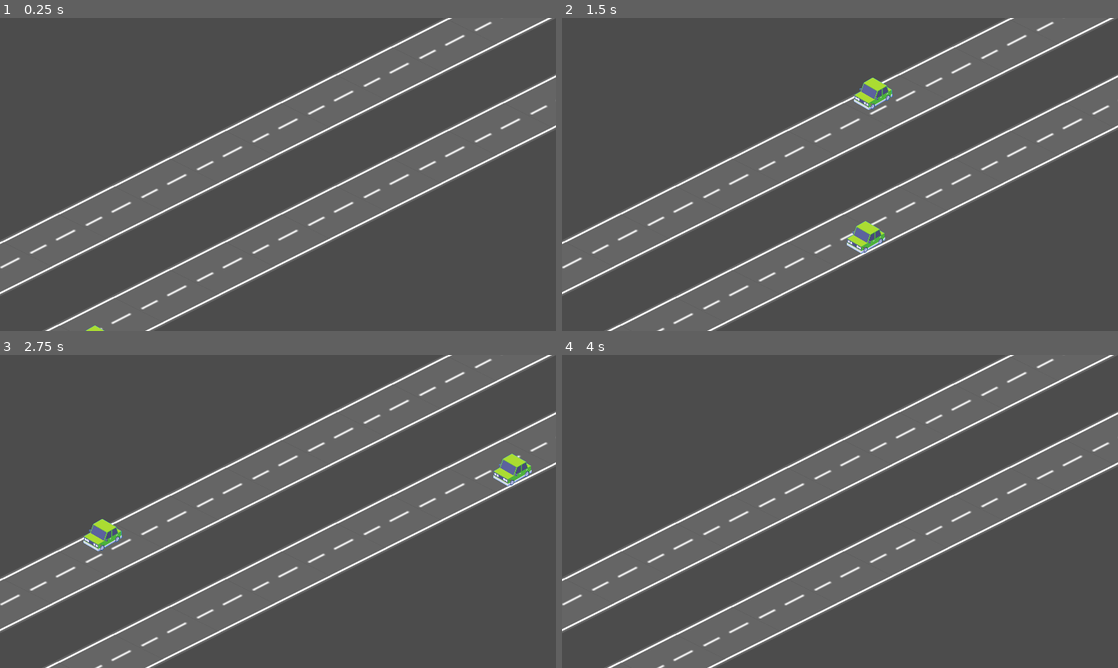
Above: before the commit, frames 1-4 (two rows, left to right).
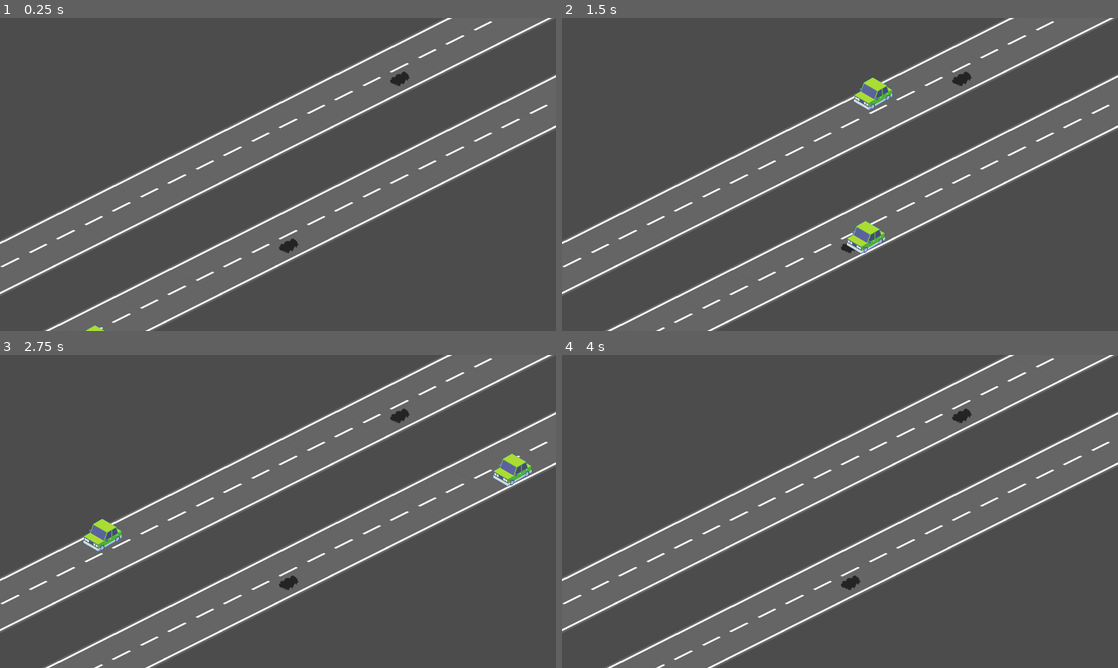
Above: after the commit, the same moments.

Repository: Machalord/Global-Game-Jam-2020
Game: Godot game, scene res://game.tscn
The game is run twice, just before and just after one commit, with the same random seed, the same clock (stepped at 60 frames per second) and the same inputs. The project has no main scene, so this scene is started directly.
Inputs:
- Up to frame 1 (0.25 s): no input
- Up to frame 2 (1.5 s): no input
- Up to frame 3 (2.75 s): no input
- Up to frame 4 (4 s): no input

The runs differ from the first frame. In frame 1, 1.1% of the frame differs, in the area x 0-100%, y 0-100%; in frame 2, 1.1%; in frame 3, 1.1%; in frame 4, 1.1%.

Commit message:
2

Diff:
--- a/game.tscn
+++ b/game.tscn
@@ -13,7 +13,7 @@
 tile_set = ExtResource( 2 )
 cell_size = Vector2( 256, 128 )
 format = 1
-tile_data = PoolIntArray( -589820, 0, 0, -524284, 0, 0, -458748, 0, 0, -393212, 0, 0, -327676, 0, 0, -262140, 0, 0, -262138, 0, 0, -196604, 0, 0, -196602, 0, 0, -131068, 0, 0, -131066, 0, 0, -65532, 0, 0, -65530, 0, 0, 4, 0, 0, 6, 0, 0, 65540, 0, 0, 65542, 0, 0, 131076, 0, 0, 131078, 0, 0, 196612, …(91 unchanged characters)…
+tile_data = PoolIntArray( -589820, 0, 0, -524284, 0, 0, -458748, 0, 0, -393212, 0, 0, -327676, 0, 0, -262140, 0, 0, -262138, 0, 0, -196604, 1, 0, -196602, 0, 0, -131068, 0, 0, -131066, 0, 0, -65532, 0, 0, -65530, 0, 0, 4, 0, 0, 6, 0, 0, 65540, 0, 0, 65542, 1, 0, 131076, 0, 0, 131078, 0, 0, 196612, …(91 unchanged characters)…
 
 [node name="auto" type="Sprite" parent="."]
 position = Vector2( 1292.28, -113.636 )
--- a/new_tileset.tres
+++ b/new_tileset.tres
@@ -1,6 +1,7 @@
-[gd_resource type="TileSet" load_steps=2 format=2]
+[gd_resource type="TileSet" load_steps=3 format=2]
 
 [ext_resource path="res://tile1.png" type="Texture" id=1]
+[ext_resource path="res://tile2.png" type="Texture" id=2]
 
 [resource]
 0/name = "tile1.png 0"
@@ -13,3 +14,13 @@
 0/navigation_offset = Vector2( 0, 0 )
 0/shapes = [  ]
 0/z_index = 0
+1/name = "tile2.png 1"
+1/texture = ExtResource( 2 )
+1/tex_offset = Vector2( 0, 0 )
+1/modulate = Color( 1, 1, 1, 1 )
+1/region = Rect2( 0, 0, 256, 128 )
+1/tile_mode = 0
+1/occluder_offset = Vector2( 0, 0 )
+1/navigation_offset = Vector2( 0, 0 )
+1/shapes = [  ]
+1/z_index = 0
Binary file changed: tile1.png
Binary file added: tile2.png
Not shown, added: tile2.png.import
Not shown, added: tileruta.psd
